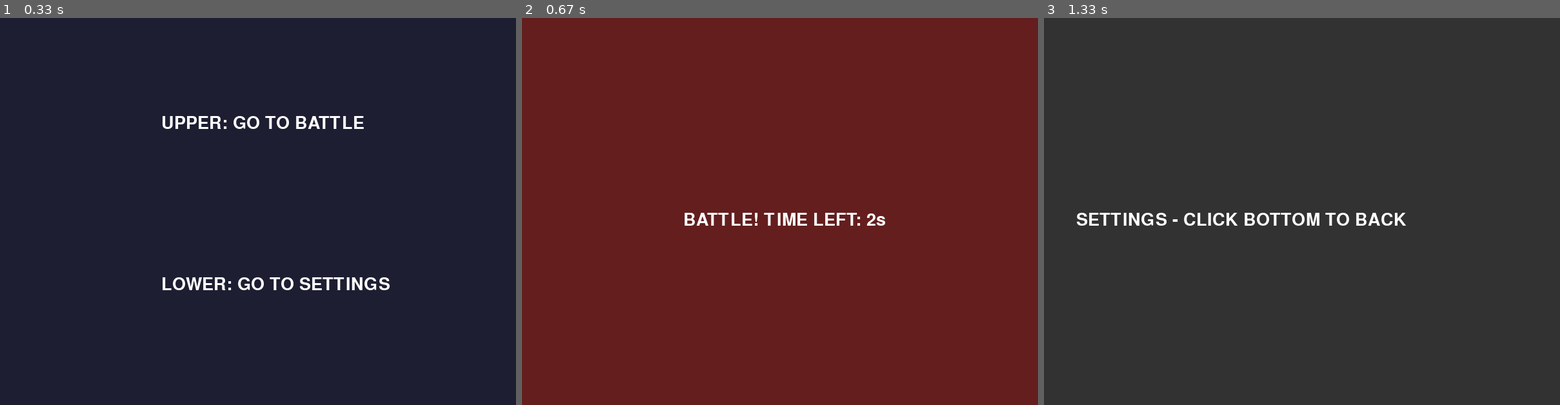
Above: before the commit, frames 1-3 (left to right).
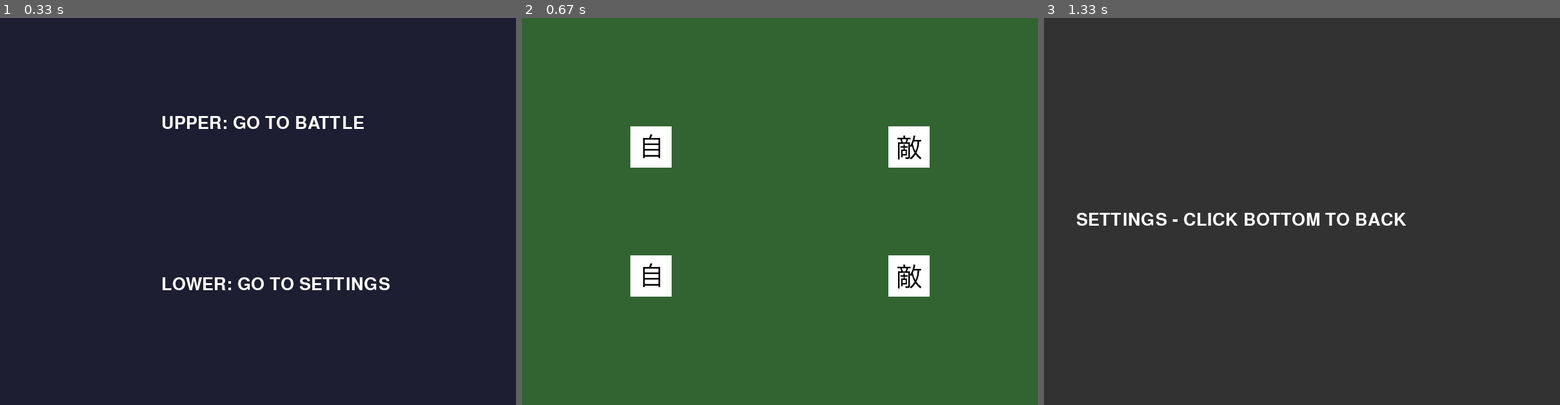
Above: after the commit, the same moments.

Repository: TakazumiHirano/pygame_fightermanaging
Game: pygame game, started from main.py
Same seed, same stepped clock (60 frames per second), same inputs: the game is played once before the commit and once after it.
Inputs (mouse positions are in pixels of both pictures, inside the frame that each line leads up to):
- Up to frame 1 (0.33 s): no input
- Up to frame 2 (0.67 s): click (945, 199) at 0.38 s
- Up to frame 3 (1.33 s): click (1142, 304) at 0.72 s

Frame 1 is identical in both runs. In frame 2, 100% of the frame differs, in the area x 0-100%, y 0-100%; in frame 3, nothing differs.

Commit message:
戦闘用のキャラクターの画面配置を作成

Diff:
--- /dev/null
+++ b/src/models/__init__.py
@@ -0,0 +1,6 @@
+# src/models/__init__.py
+from .character import Character
+
+# 今後、Item や Party などのクラスが増えたらここに追加していく
+# from .item import Item
+# from .party import Party
--- /dev/null
+++ b/src/models/character.py
@@ -0,0 +1,20 @@
+import pygame
+
+class Character(pygame.sprite.Sprite):
+    def __init__(self, name, image_path, side, pos):
+        super().__init__()
+        # 画像の読み込み
+        self.image = pygame.image.load(image_path).convert_alpha()
+        # 画像サイズを調整（例：64x64）
+        self.image = pygame.transform.scale(self.image, (64, 64))
+
+        self.rect = self.image.get_rect(center=pos)
+        self.name = name
+        self.side = side  # "ally" or "enemy"
+
+        # 仕様書に基づく基礎能力値の例
+        self.hp = 100
+        self.agi = 10
+
+    def draw(self, screen):
+        screen.blit(self.image, self.rect)
--- a/src/scenes/__init__.py
+++ b/src/scenes/__init__.py
@@ -2,6 +2,7 @@
 
 # エンジンから基底クラスを連れてくる
 from src.engine.scene_base import SceneBase
+from src.models import Character
 
 # 各シーンを公開する
 from .title_scene import TitleScene
--- a/src/scenes/battle_scene.py
+++ b/src/scenes/battle_scene.py
@@ -1,30 +1,32 @@
 import pygame
 import time
-from . import SceneBase
+from . import SceneBase,Character
 from config.settings import *
-
 
 class BattleScene(SceneBase):
     def __init__(self, controller):
         # 親クラスの SceneBase に controller を渡して初期化
         super().__init__(controller)
-        self.start_time = time.time()
-        self.duration = 3
+        self.allies = []
+        self.enemies = []
+        self.setup_characters()
 
-    def update(self):
-        elapsed = time.time() - self.start_time
-        if elapsed >= self.duration:
-            self.controller.request_change("title")
+    def setup_characters(self):
+        """キャラクターの初期配置[cite: 1]"""
+        # 左側（自陣）に2体配置
+        self.allies.append(Character("Hirano", "assets/images/ally.png", "ally", (200, 200)))
+        self.allies.append(Character("Yamada", "assets/images/ally.png", "ally", (200, 400)))
+
+        # 右側（敵陣）に2体配置
+        self.enemies.append(Character("Enemy_A", "assets/images/enemy.png", "enemy", (600, 200)))
+        self.enemies.append(Character("Enemy_B", "assets/images/enemy.png", "enemy", (600, 400)))
 
     def draw(self, screen):
-        screen.fill((100, 30, 30))  # 赤
-        font = pygame.font.SysFont("notosanscjp", 40)
+        screen.fill((50, 100, 50))  # 戦闘フィールドっぽい色
 
-        elapsed = time.time() - self.start_time
-        remain = max(0, int(self.duration - elapsed))
-
-        txt = font.render(f"BATTLE! TIME LEFT: {remain}s", True, COLOR_WHITE)
-        screen.blit(txt, (SCREEN_WIDTH//2 - 150, SCREEN_HEIGHT // 2))
+        # 全キャラを描画
+        for char in self.allies + self.enemies:
+            char.draw(screen)
 
     def handle_event(self, event):
         if event.type == pygame.MOUSEBUTTONUP:
Binary file added: assets/images/ally.png
Binary file added: assets/images/enemy.png
